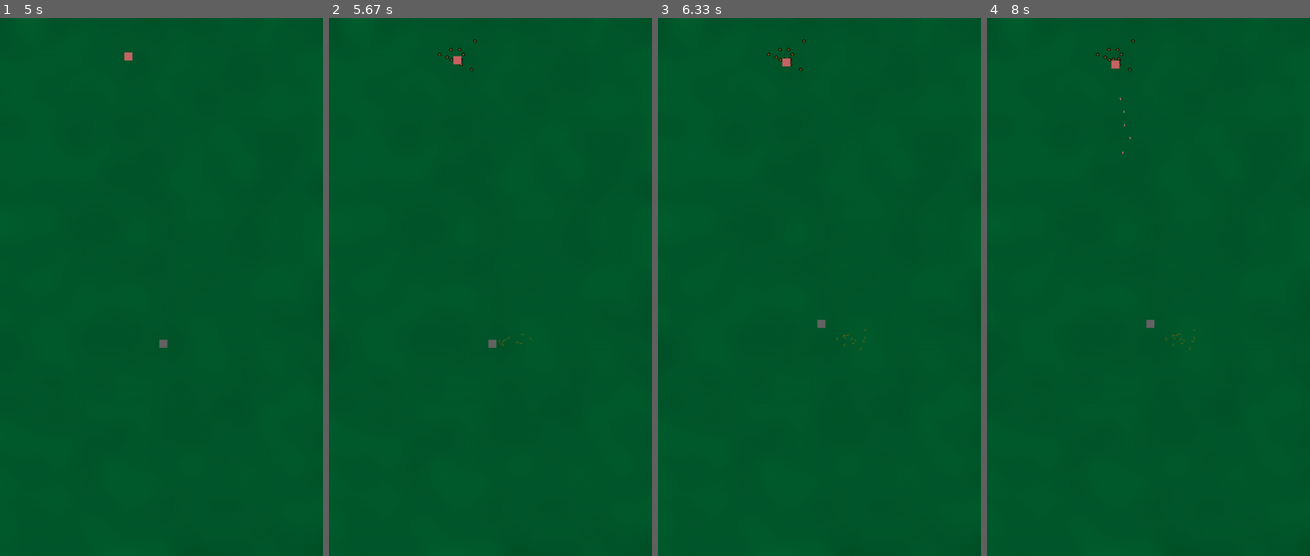
Above: before the commit, frames 1-4 (left to right).
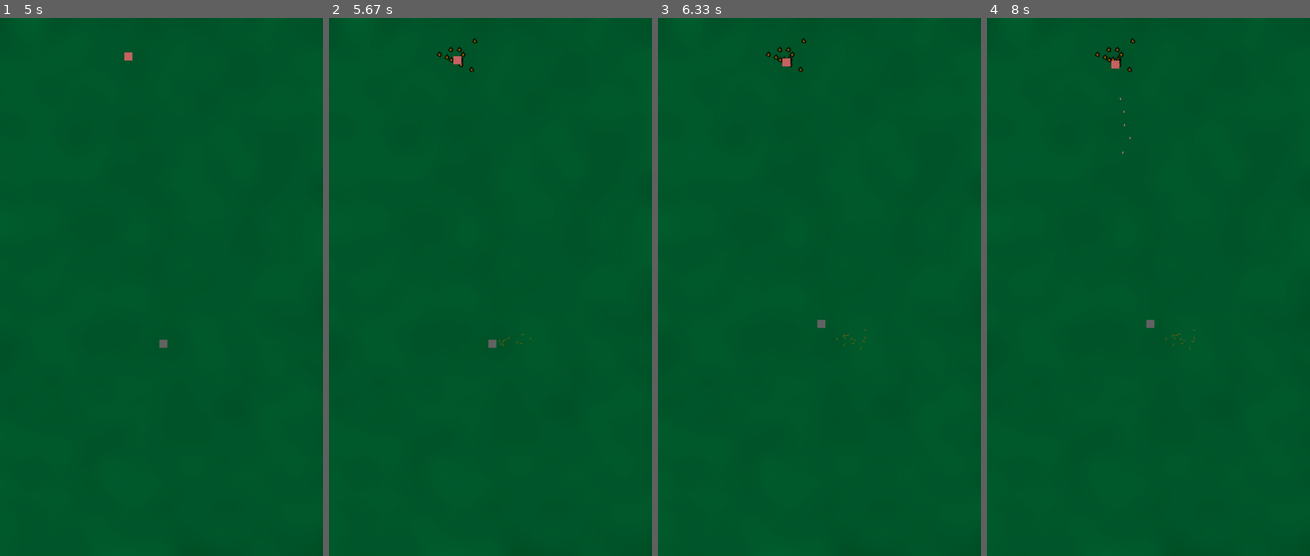
Above: after the commit, the same moments.

Repository: SNIPRS/mnb_halo
Game: pygame game, started from main.py
Two runs of this game, one before a commit and one after it. Both use one fixed random seed, a clock stepped at 60 frames per second and the inputs below.
Inputs (mouse positions are in pixels of both pictures, inside the frame that each line leads up to):
- Up to frame 1 (5 s): click (164, 453) at 0.38 s; click (161, 324) at 0.72 s
- Up to frame 2 (5.67 s): no input
- Up to frame 3 (6.33 s): no input
- Up to frame 4 (8 s): no input

Frame 1 is identical in both runs. In frame 2, less than 0.1% of the frame differs, in the area x 33-46%, y 3-10%; in frame 3, less than 0.1%; in frame 4, less than 0.1%.

Commit message:
grenade spin

Diff:
--- a/sprite/projectile.py
+++ b/sprite/projectile.py
@@ -2,7 +2,7 @@
 import numpy as np
 from math import ceil
 from typing import Tuple, Optional
-from random import randint
+from random import randint, choice
 
 import G
 from sprite.decal import *
@@ -128,8 +128,8 @@
         super().__init__(start, end, initial_delay)
         print('grenade')
         self.theta = randint(-180, 180) # Degrees
-        self.omega = randint(int(-360 * 4 / G.FPS), int(360 * 4 / G.FPS))
-        self.dmg = 100 + randint(-25, 100)
+        self.omega = randint(2, 6) * choice([-1, 1]) * 360/G.FPS
+        self.dmg = 200 + randint(-25, 100)
         self.x, self.y = start
         self.impact_type = 'explosion'
         self.end = end
@@ -139,20 +139,27 @@
         self.n_spark = randint(3, 5)
 
         fpath = 'assets/weapons/grenade.png'
-        self.max_img = pygame.transform.smoothscale(pygame.image.load(fpath).convert_alpha(), (20, 20))
+        self.max_size = 20
+        self.max_img = pygame.transform.smoothscale(pygame.image.load(fpath).convert_alpha(),
+                                                    (self.max_size , self.max_size))
         self.img = self.max_img.copy()
 
         self.speed = 6
         dis, self.dx, self.dy = displacement(start, end)
         self.apply_frames = dis//self.speed
 
+        # Scale factor polynomial
+        m = 0.3
+        self.a, self.b, self.c = 4*(m-1)/self.apply_frames**2, (4-4*m)/self.apply_frames, m
+
     def frame(self):
         if self.initial_delay > 0:
             self.initial_delay -= 1
             return
         self.apply_frames -= 1
         self.theta += self.omega
-        # self.img = pygame.transform.rotate(self.img, self.omega) # Change
+        fac = self.a*self.apply_frames**2 + self.b*self.apply_frames + self.c
+        self.img = pygame.transform.scale_by(pygame.transform.rotate(self.max_img, int(self.theta)), fac) # Change
         if self.apply_frames > 0:
             G.WINDOW.blit(self.img, (self.x, self.y))
             self.x += self.dx * self.speed
Binary file removed: assets/640.png
Renamed: assets/624.png -> assets/decals/blood/human/624.png
Renamed: assets/627.png -> assets/decals/blood/human/627.png
Renamed: assets/629.png -> assets/decals/blood/human/629.png
Renamed: assets/631.png -> assets/decals/blood/human/631.png
Renamed: assets/633.png -> assets/decals/blood/human/633.png
Renamed: assets/635.png -> assets/decals/blood/human/635.png
Renamed: assets/637.png -> assets/decals/blood/human/637.png
Binary file changed: assets/decals/small_bullet_impact.png
Binary file changed: assets/weapons/grenade.png
